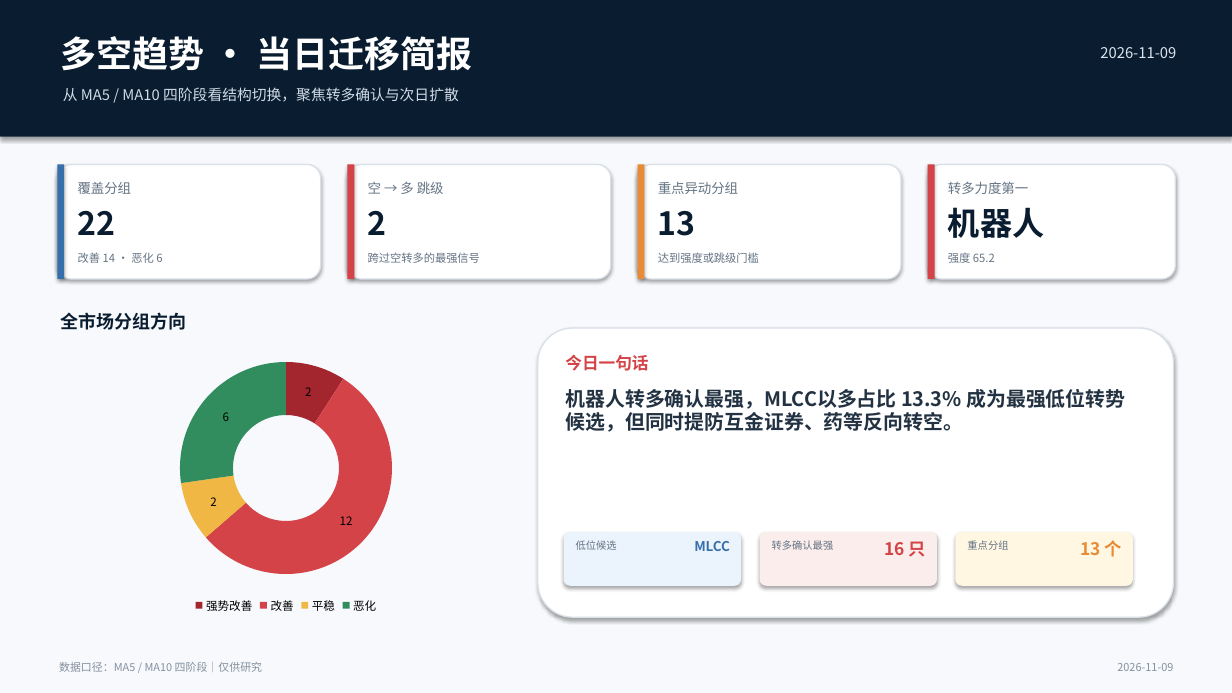
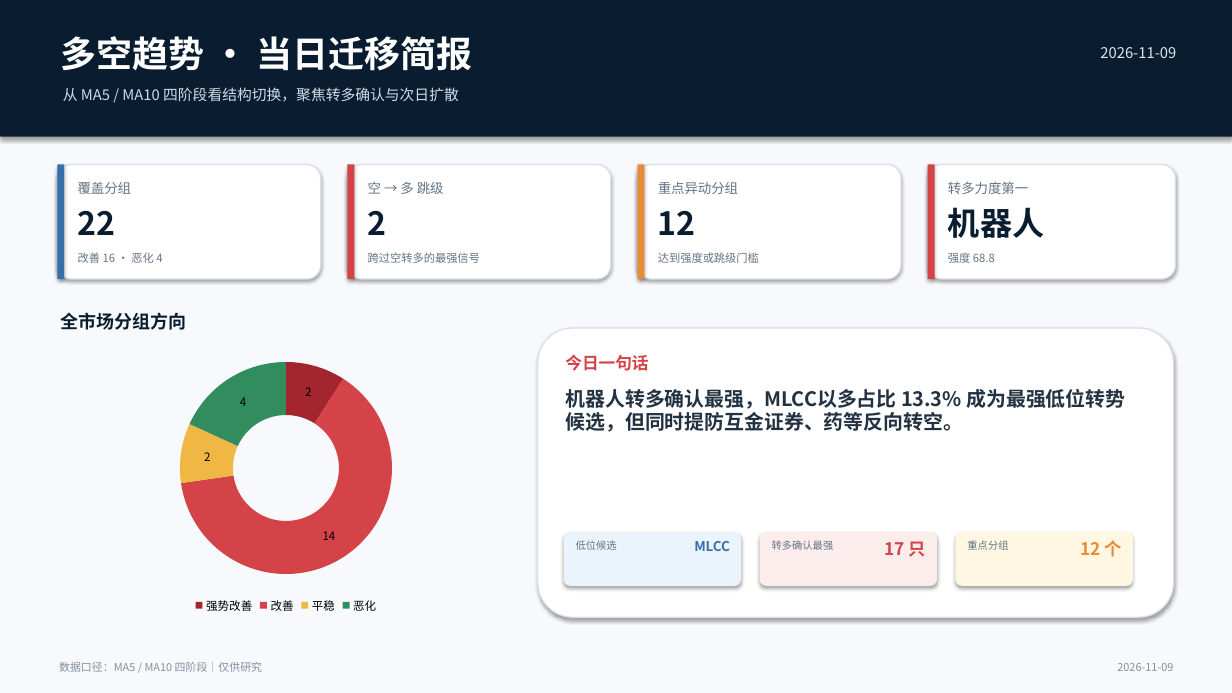
Before and after one commit to nancybhc/a-share-blast-lab, a slide deck: slide 1 of assets/多空阶段简报_2026-11-09.pptx. Drawn at 1232x693 pixels with LibreOffice and Linux fonts; fonts in the diff are those of the drawing. Boxes give left, top, right and bottom in pixels: in the first picture for what was removed or moved away, otherwise in the second. Text is boxed around its words. In the diff, an @@ line names an element or a change of style, - is before the commit and + after.

```diff
--- a/assets/多空阶段简报_2026-11-09.pptx
+++ b/assets/多空阶段简报_2026-11-09.pptx
@@ text at (x1=658, y1=211, x2=696, y2=235): text changed @@
-13
+12
@@ text at (x1=78, y1=252, x2=162, y2=263): text changed @@
-改善 14 · 恶化 6
+改善 16 · 恶化 4
@@ text at (x1=948, y1=253, x2=995, y2=263): text changed @@
-强度 65.2
+强度 68.8
@@ doughnut chart at (x1=67, y1=349, x2=506, y2=617) @@
@@ Series 1, 改善: 12 to 14 @@
@@ Series 1, 恶化: 6 to 4 @@
@@ text at (x1=884, y1=541, x2=926, y2=557): text changed @@
-16 只
+17 只
@@ text at (x1=1080, y1=540, x2=1122, y2=557): text changed @@
-13 个
+12 个
```
Also in this commit, not shown: 3 other slides changed, 11 other files.
